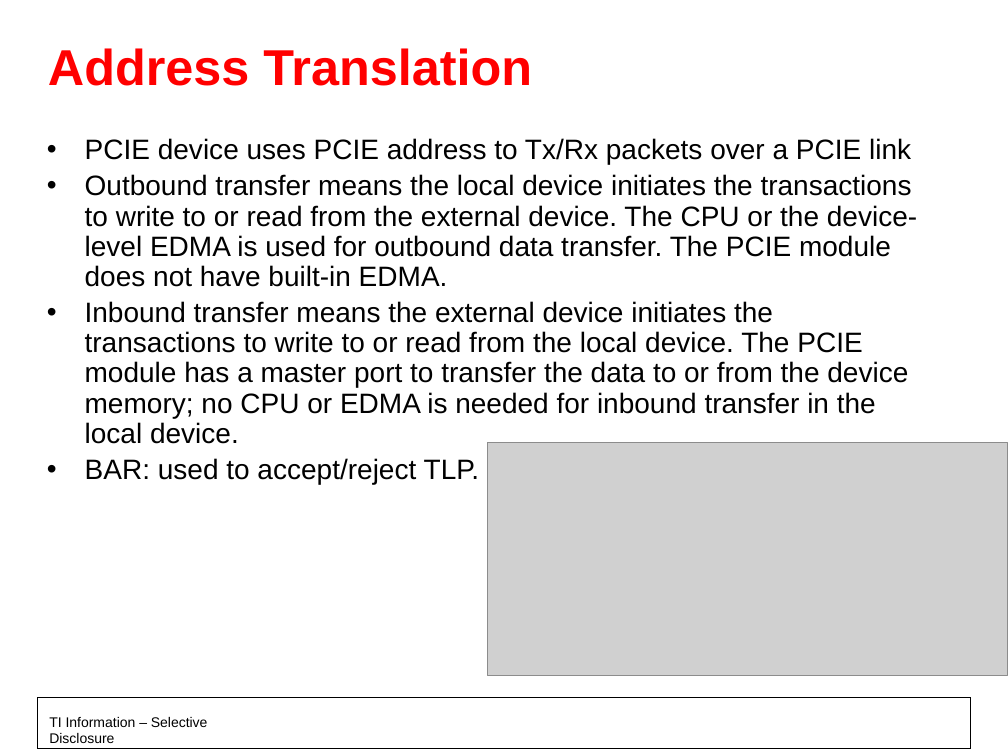
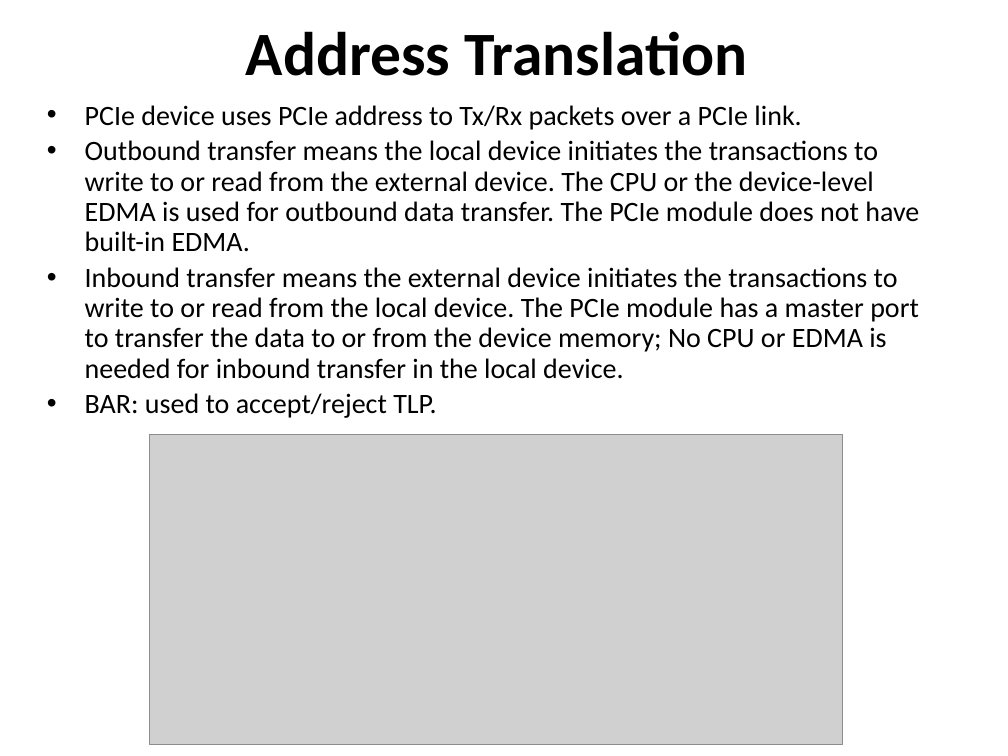
Before and after one commit to hari1989/keystone-workshop, a slide deck: slide 8 of slides/KeyStone PCI Express.pptx. Drawn at 1008x756 pixels with LibreOffice and Linux fonts; fonts in the diff are those of the drawing; grey boxes stand for pictures; background and template pictures are left out. Boxes give left, top, right and bottom in pixels: in the first picture for what was removed or moved away, otherwise in the second. Text is boxed around its words. In the diff, an @@ line names an element or a change of style, - is before the commit and + after.

```diff
--- a/slides/KeyStone PCI Express.pptx
+++ b/slides/KeyStone PCI Express.pptx
@@ title "Address Translation": place and size @@
-title "Address Translation" at box(48, 48, 532, 86)
+title "Address Translation" at box(246, 31, 747, 76)
@@ title "Address Translation" at box(246, 31, 747, 76): size 36 to 44 pt, font Arial to Calibri, text colour #FF0000 to #000000; alignment left to centre @@
@@ text "PCIe device uses PCIe address ...": place and size @@
-text "PCIe device uses PCIe address ..." at box(85, 138, 917, 484)
+text "PCIe device uses PCIe address ..." at box(85, 105, 919, 418)
@@ text at box(85, 105, 919, 379): text changed; font Arial to Calibri @@
-• PCIE device uses PCIE address to Tx/Rx packets over a PCIE link
-• Outbound transfer means the local device initiates the transactions to write to or read from the external device. The CPU or the device-level EDMA is used for outbound data transfer. The PCIE module does not have built-in EDMA.
-• Inbound transfer means the external device initiates the transactions to write to or read from the local device. The PCIE module has a master port to transfer the data to or from the device memory; no CPU or EDMA is needed for inbound transfer in the local device.
+• PCIe device uses PCIe address to Tx/Rx packets over a PCIe link.
+• Outbound transfer means the local device initiates the transactions to write to or read from the external device. The CPU or the device-level EDMA is used for outbound data transfer. The PCIe module does not have built-in EDMA.
+• Inbound transfer means the external device initiates the transactions to write to or read from the local device. The PCIe module has a master port to transfer the data to or from the device memory; No CPU or EDMA is needed for inbound transfer in the local device.
@@ text at box(85, 393, 436, 418): font Arial to Calibri in "BAR: used to accept/reject TLP." @@
@@ picture: place and size @@
-picture at box(487, 443, 1008, 675)
+picture at box(149, 434, 843, 745)
@@ rectangle added at box(24, 713, 988, 753), fill #FFFFFF @@
@@ rectangle: place and size @@
-rectangle at box(37, 698, 971, 749)
+rectangle at box(37, 714, 971, 749)
@@ text removed at box(49, 717, 208, 743) @@
-TI Information – Selective Disclosure
```
Also in this commit, not shown: 21 other slides changed, 1 slide added, 6 other files.
